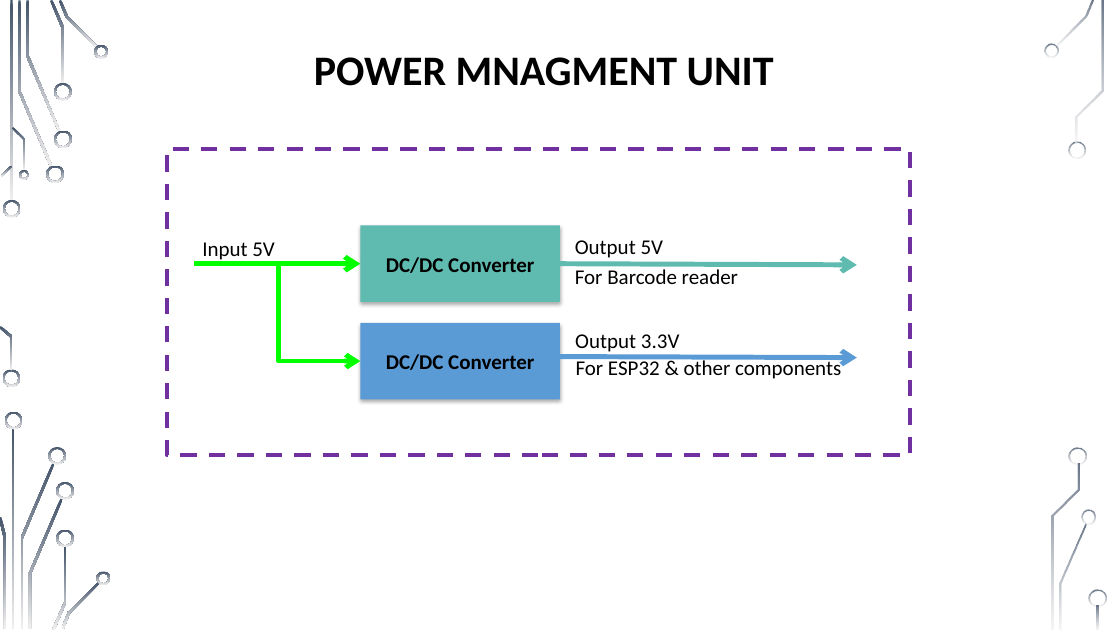
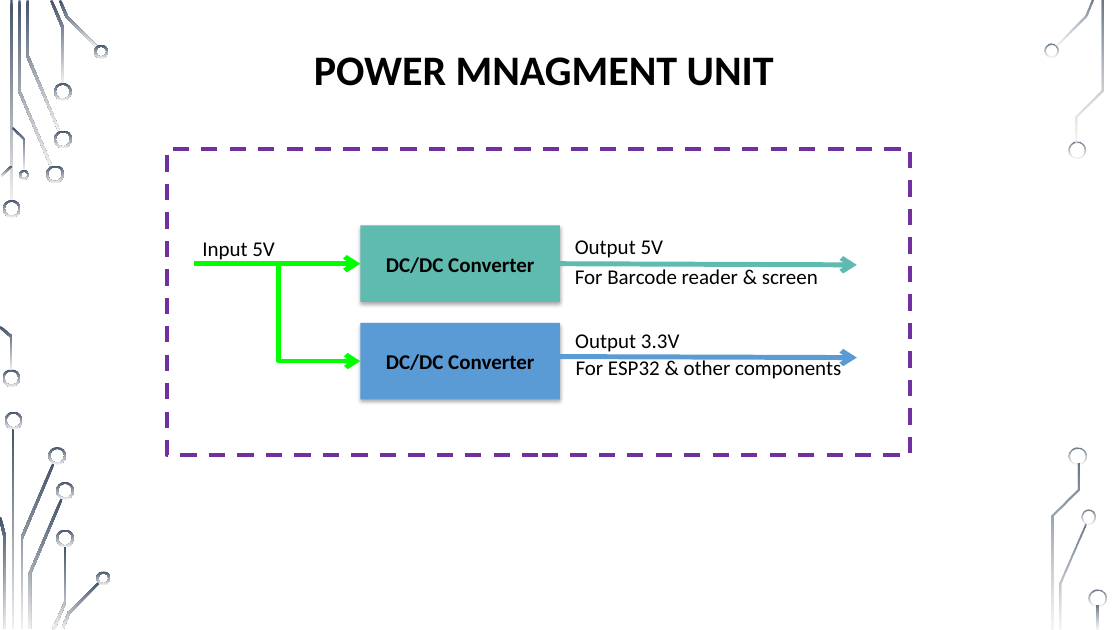
Before and after one commit to muhammad0bi/Technion_044167_E.E._project_A_IOT-Barcode_cheker, a slide deck: slide 8 of Presntations/Midterm presentation IOT Barcode checker 7681.pptx. Drawn at 1120x630 pixels with LibreOffice and Linux fonts; fonts in the diff are those of the drawing; background and template pictures are left out. Boxes give left, top, right and bottom in pixels: in the first picture for what was removed or moved away, otherwise in the second. Text is boxed around its words. In the diff, an @@ line names an element or a change of style, - is before the commit and + after.

```diff
--- a/Presntations/Midterm presentation IOT Barcode checker 7681.pptx
+++ b/Presntations/Midterm presentation IOT Barcode checker 7681.pptx
@@ text at [575,269,818,284]: text changed @@
-For Barcode reader
+For Barcode reader & screen
```
Also in this commit, not shown: 6 other slides changed, 2 slides added.
